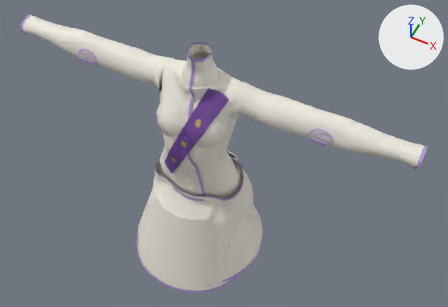
Before and after pictures for a commit that changed the Blender file Assets/GenWorks/siroino-lilac-lame-fencing-practice-set/Source/Blender/SiroinoLilacLameFencingPracticeSet.blend.
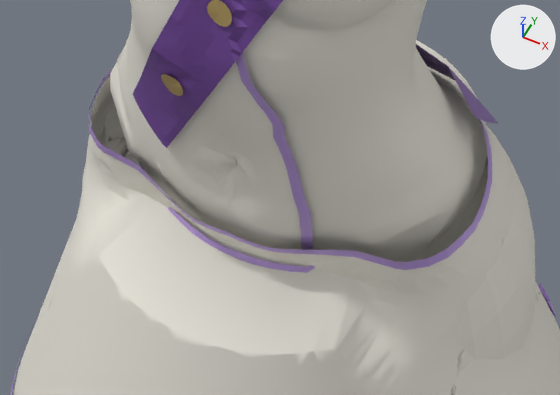
There are two pictures of each version: one whole from a camera (50 mm lens) standing at (0.479, -0.857, 1.901) and looking at (0.048, 0.006, 0.823), one close up on the part from 30% to 58% of the width and 46% to 74% of the height. Lighting does not change. The marker at upper right points along +X, +Y and +Z. The older version's two pictures come first.

The first close-up shows 'siroino-lilac-lame-fencing-practice-set', 'siroino-lilac-lame-fencing-practice-set-prototype-hem-band-jack', 'siroino-lilac-lame-fencing-practice-set-prototype-hem-band-wais', 'siroino-lilac-lame-fencing-practice-set-prototype-plastron-hypo' and 3 more.
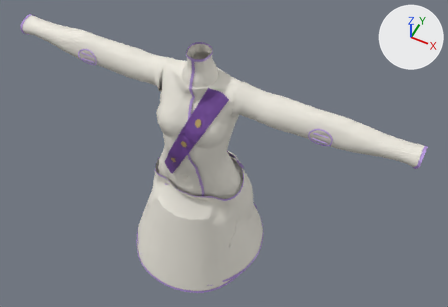
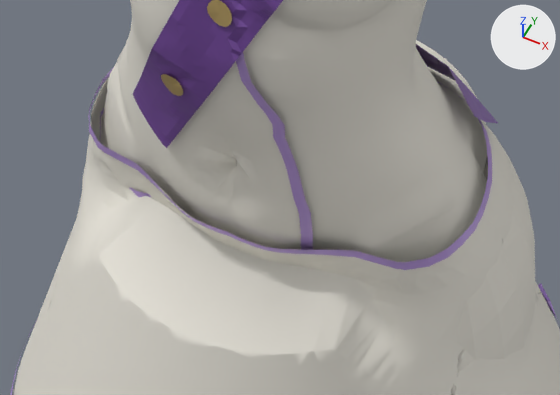
Boxes [x1, y1, x2, y2] around the edits, measured in the close-ups (560 x 395 px; the box of a moved part takes in the faces that stretch with it):
'siroino-lilac-lame-fencing-practice-set-prototype-hem-band-jack', reshaped: before [139, 52, 315, 273]; after [100, 52, 313, 250]
part 1 of me_siroino_lilac_lame_fencing_practice_set_sewn_surface, moved or reshaped: before [110, 74, 480, 269]; after [102, 74, 487, 262]
part 2 of me_siroino_lilac_lame_fencing_practice_set_jacket_overlap_front_st, moved or reshaped (mostly hidden afterwards): before [139, 163, 315, 273]; after [100, 108, 313, 250]

Patch to the scene script:
```diff
--- a/Assets/GenWorks/siroino-lilac-lame-fencing-practice-set/Source/Blender/SiroinoLilacLameFencingPracticeSet.blend.py
+++ b/Assets/GenWorks/siroino-lilac-lame-fencing-practice-set/Source/Blender/SiroinoLilacLameFencingPracticeSet.blend.py
@@ me_siroino_lilac_lame_fencing_practice_set_sewn_surface @@
 me_siroino_lilac_lame_fencing_practice_set_sewn_surface.from_pydata(...)  # 15958 vertices, 31139 faces; spans x -0.466..0.466, y -0.213..0.127, z 0.487..1.115
 # used by ob_siroino_lilac_lame_fencing_practice_set; location = (0.0, 0.0, 0.0)
+# me_siroino_lilac_lame_fencing_practice_set_sewn_surface part 1: 133 of 15958 vertices moved; they spanned x -0.101..0.099, y -0.093..0.003, z 0.739..0.776 and now span x -0.109..0.108, y -0.093..0.004, z 0.737..0.776; mean shift (0.0, -0.001, 0.001); largest move (-0.082, -0.05, 0.74) -> (-0.095, -0.067, 0.741)
 me_siroino_lilac_lame_fencing_practice_set_sewn_surface.materials.append(mat_ivory_prototype_hypothesis)
@@ me_siroino_lilac_lame_fencing_practice_set_jacket_overlap_front_st @@
 # used by ob_siroino_lilac_lame_fencing_practice_set_prototype_hem_band_jack; location = (0.0, 0.0, 0.0)
-me_siroino_lilac_lame_fencing_practice_set_jacket_overlap_front_st.from_pydata(...)  # 174 vertices, 86 faces; spans x -0.096..0.044, y -0.1..0.019, z 0.736..1.118
+me_siroino_lilac_lame_fencing_practice_set_jacket_overlap_front_st.from_pydata(...)  # 174 vertices, 86 faces; spans x -0.111..0.044, y -0.1..0.019, z 0.734..1.118
+# me_siroino_lilac_lame_fencing_practice_set_jacket_overlap_front_st part 2: 44 of 174 vertices moved; they spanned x -0.096..0.042, y -0.092..0.001, z 0.736..0.766 and now span x -0.111..0.042, y -0.087..0.005, z 0.734..0.766; mean shift (-0.004, 0.0, 0.002); largest move (-0.082, -0.05, 0.737) -> (-0.096, -0.068, 0.738)
 me_siroino_lilac_lame_fencing_practice_set_jacket_overlap_front_st.materials.append(mat_lavender_hem_band_prototype_hypothesis)
```
